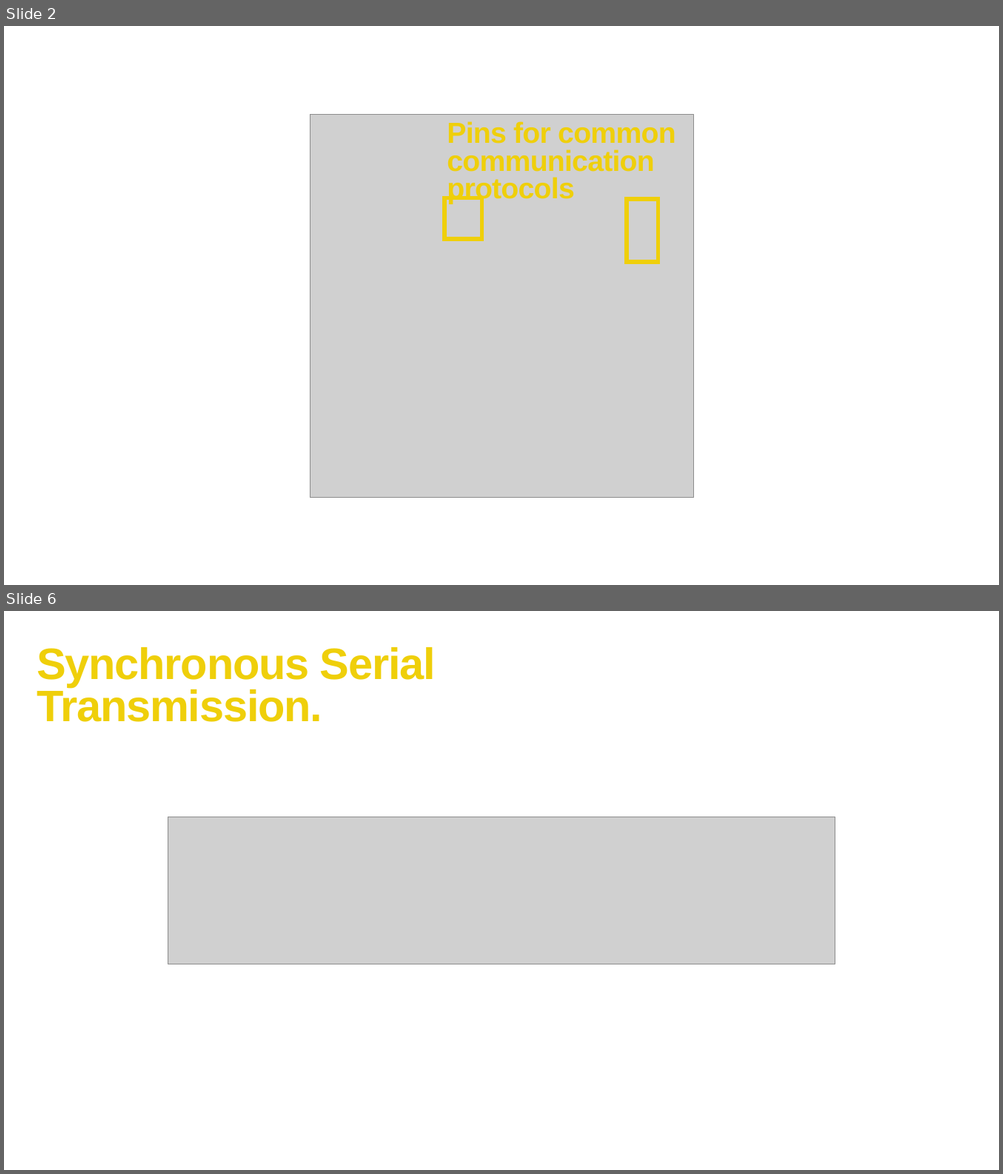
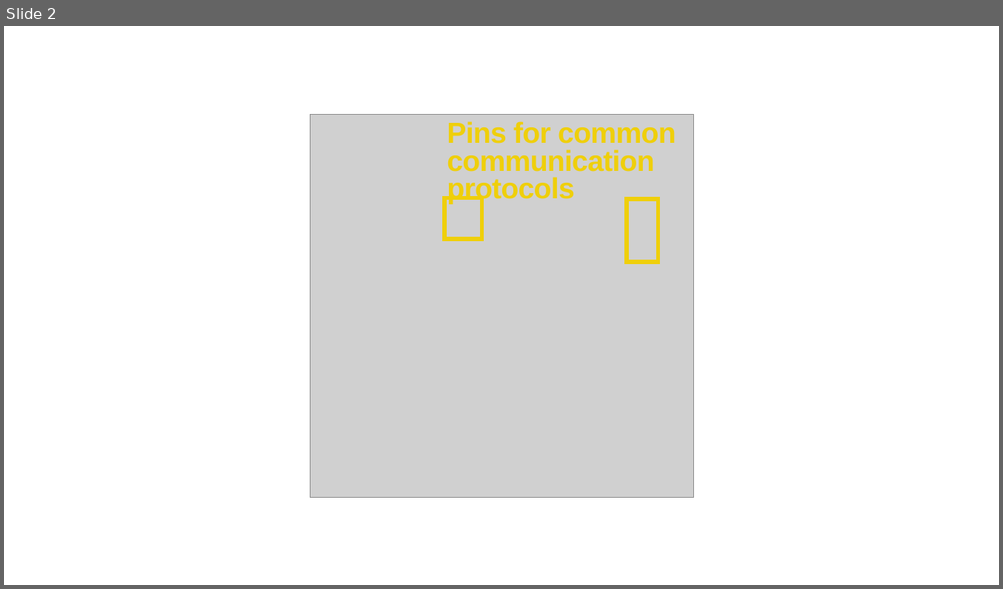
Before and after one commit to bohdanhlovatskyi/SummerCampPOC, a slide deck: Lesson 3/Lesson_3.pptx. Shown one above the other, each under a label of ours: slides 2 and 6 before the commit, slide 2 after it; the slides between them are not shown. The pictures are 1003x1174 and 1003x589 pixels, drawn with LibreOffice and Linux fonts; fonts in the diff are those of the drawing; grey boxes stand for pictures. Boxes give left, top, right and bottom in pixels: in the first picture for what was removed or moved away, otherwise in the second. Text is boxed around its words. In the diff, an @@ line names an element or a change of style, - is before the commit and + after.

```diff
--- a/Lesson 3/Lesson_3.pptx
+++ b/Lesson 3/Lesson_3.pptx
@@ slide 6 removed at (4,611,999,1170), background #FFFFFF @@
@@ text removed at (37,647,435,722) @@
-Synchronous Serial Transmission.
@@ picture removed at (168,817,834,964) @@
```
Also in this commit, not shown: 1 slide changed, 13 slides added, 5 other slides removed, 4 other files.
